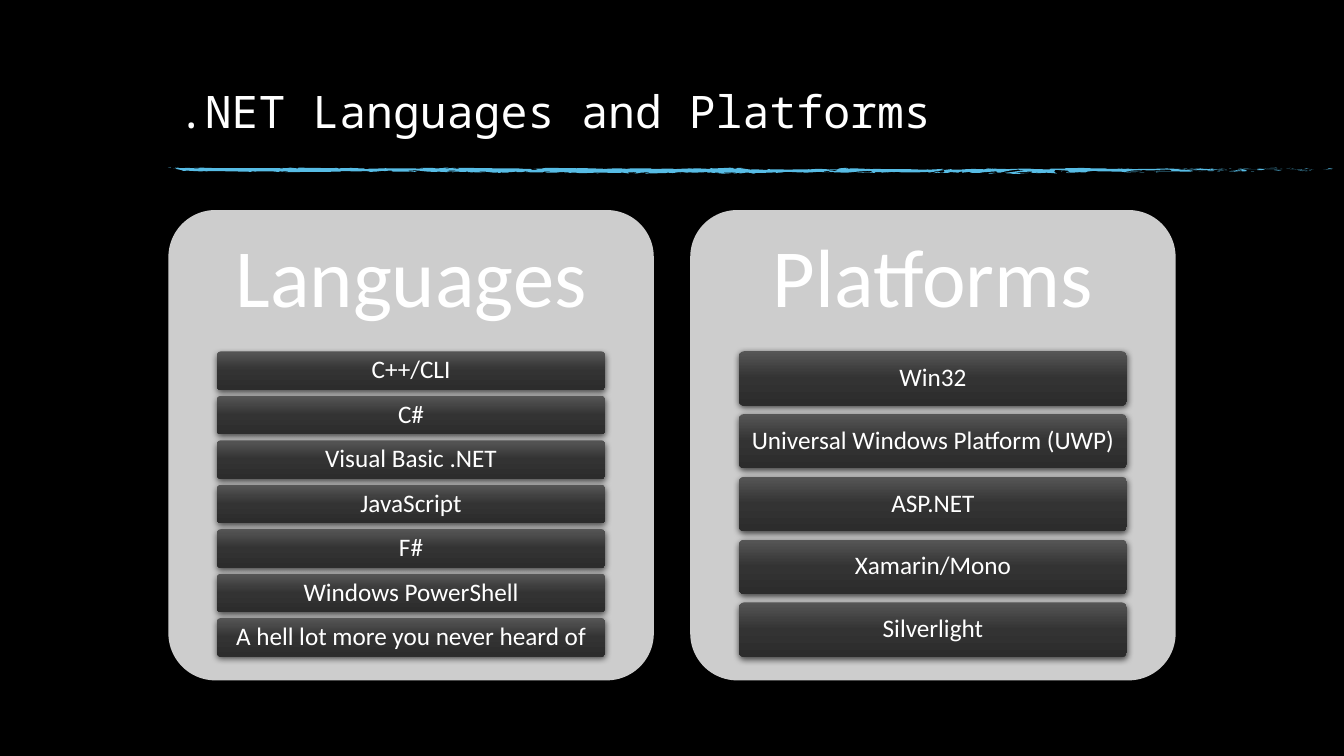
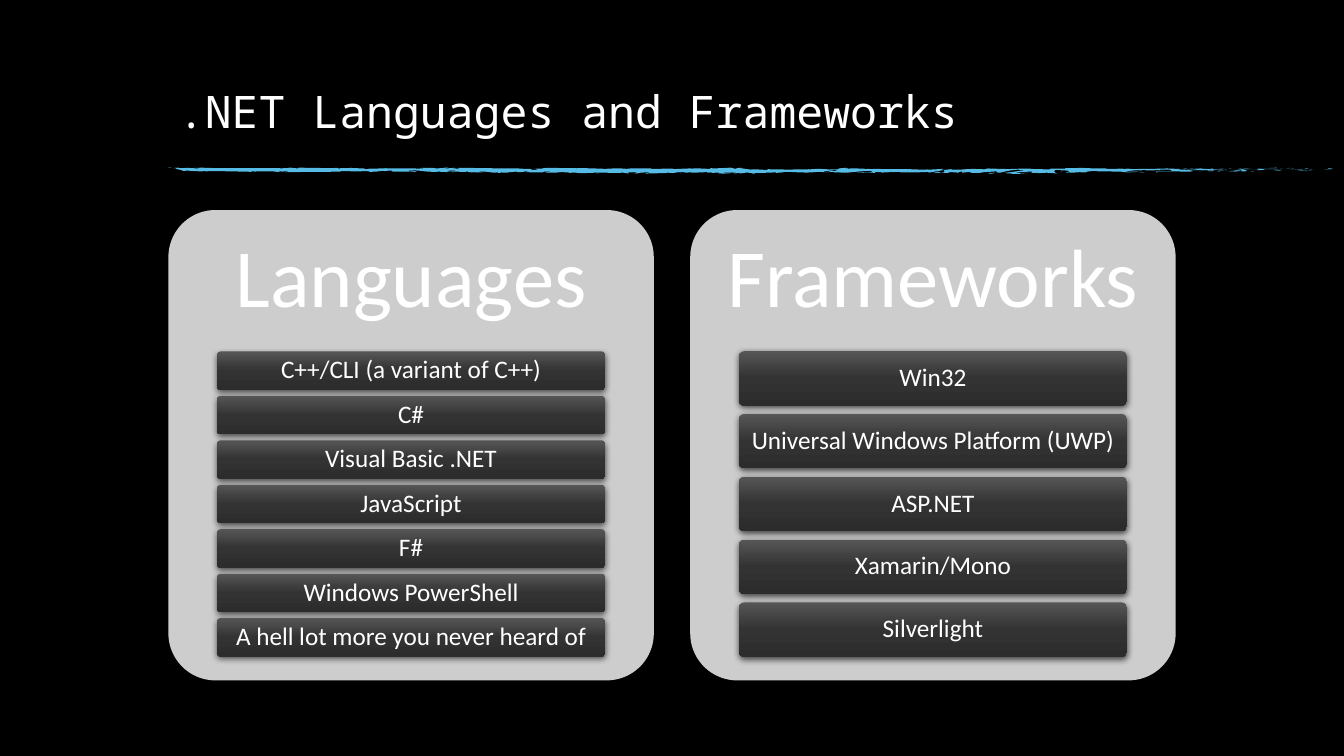
Before and after one commit to NottsCSS/DotNetWorkshop, a slide deck: slide 6 of Week1/Week 1.pptx (slide 3 before the commit). Drawn at 1344x756 pixels with LibreOffice and Linux fonts; fonts in the diff are those of the drawing; background and template pictures are left out. Boxes give left, top, right and bottom in pixels: in the first picture for what was removed or moved away, otherwise in the second. Text is boxed around its words. In the diff, an @@ line names an element or a change of style, - is before the commit and + after.

```diff
--- a/Week1/Week 1.pptx
+++ b/Week1/Week 1.pptx
@@ title at (178, 94, 958, 139): text changed @@
-.NET Languages and Platforms
+.NET Languages and Frameworks
@@ text at (727, 250, 1138, 307): text changed @@
-Platforms
+Frameworks
@@ text at (281, 359, 540, 382): text changed @@
-C++/CLI
+C++/CLI (a variant of C++)
```
Also in this commit, not shown: 3 other slides changed, 7 slides added.
